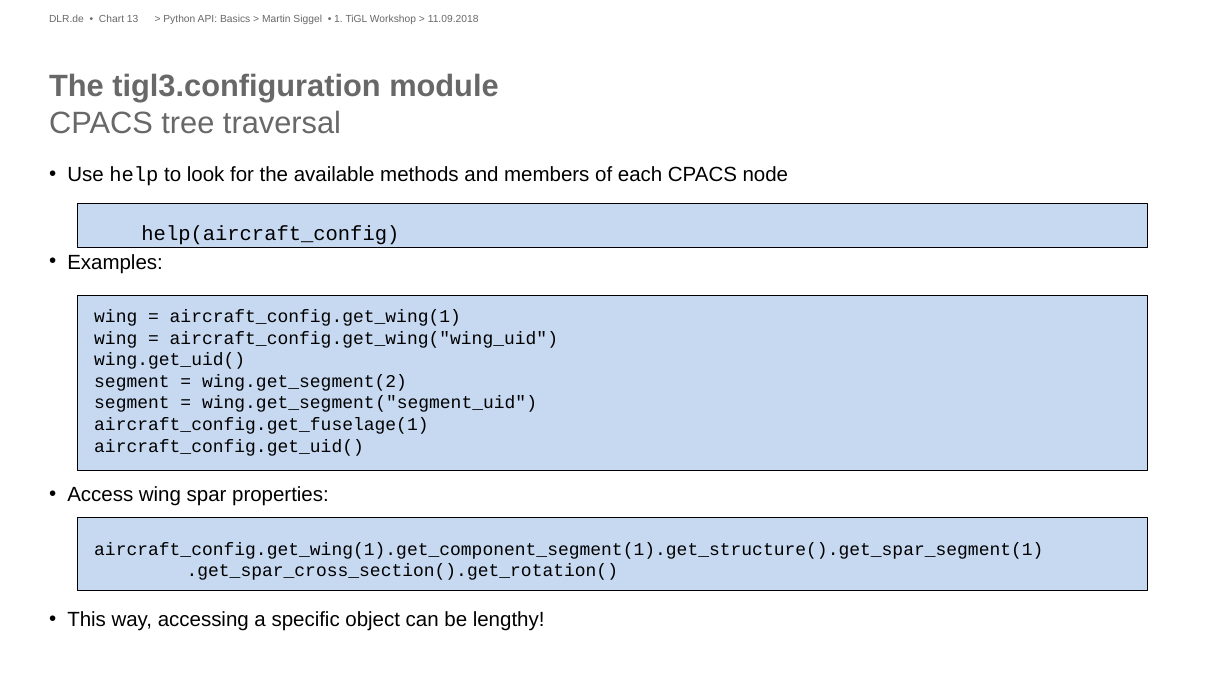
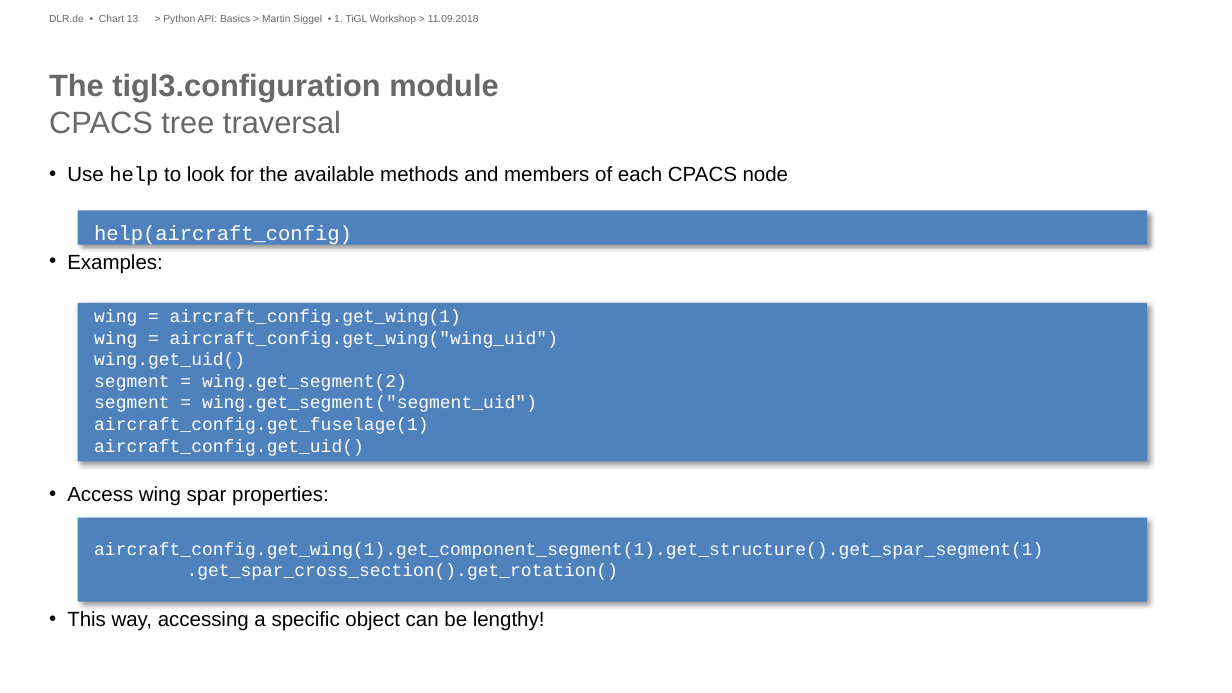
Before and after one commit to ganeshvivek/tigl-workshop, a slide deck: slide 13 of Presentations/Python API-Basics.pptx. Drawn at 1232x693 pixels with LibreOffice and Linux fonts; fonts in the diff are those of the drawing; background and template pictures are left out. Boxes give left, top, right and bottom in pixels: in the first picture for what was removed or moved away, otherwise in the second. Text is boxed around its words. In the diff, an @@ line names an element or a change of style, - is before the commit and + after.

```diff
--- a/Presentations/Python API-Basics.pptx
+++ b/Presentations/Python API-Basics.pptx
@@ rectangle: place and size @@
-rectangle at box(78, 204, 1147, 248)
+rectangle at box(78, 211, 1147, 245)
@@ text at box(94, 225, 1043, 580): text colour #000000 to #FFFFFF in "help(aircraft_config)", "wing = aircraft_config.get_wing(1)", "wing = aircraft_config.get_wing("wing_uid")", "wing.get_uid()" and 5 more places @@
@@ rectangle: place and size @@
-rectangle at box(78, 296, 1147, 470)
+rectangle at box(78, 303, 1147, 462)
@@ fill #C6D9F1 to #4F81BD; outline #000000 0.75 pt to none; shadow on in 3 elements at box(78, 303, 1147, 462), box(78, 211, 1147, 245), box(78, 517, 1147, 601) @@
@@ rectangle: place and size @@
-rectangle at box(78, 517, 1147, 590)
+rectangle at box(78, 517, 1147, 601)
```
Also in this commit, not shown: 12 other slides changed, 3 other files.
